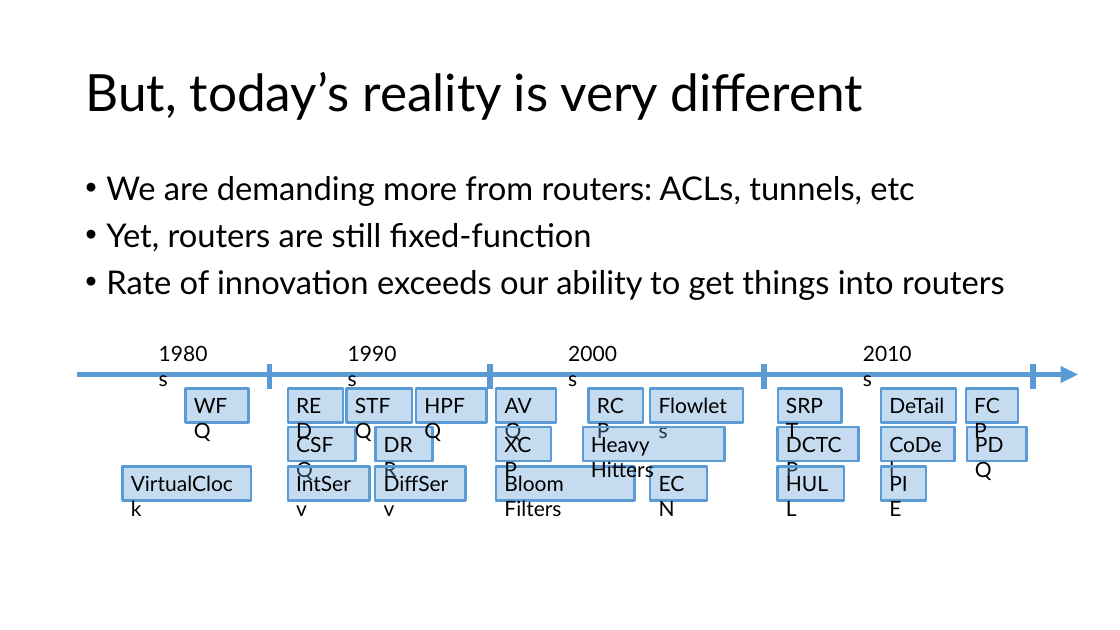
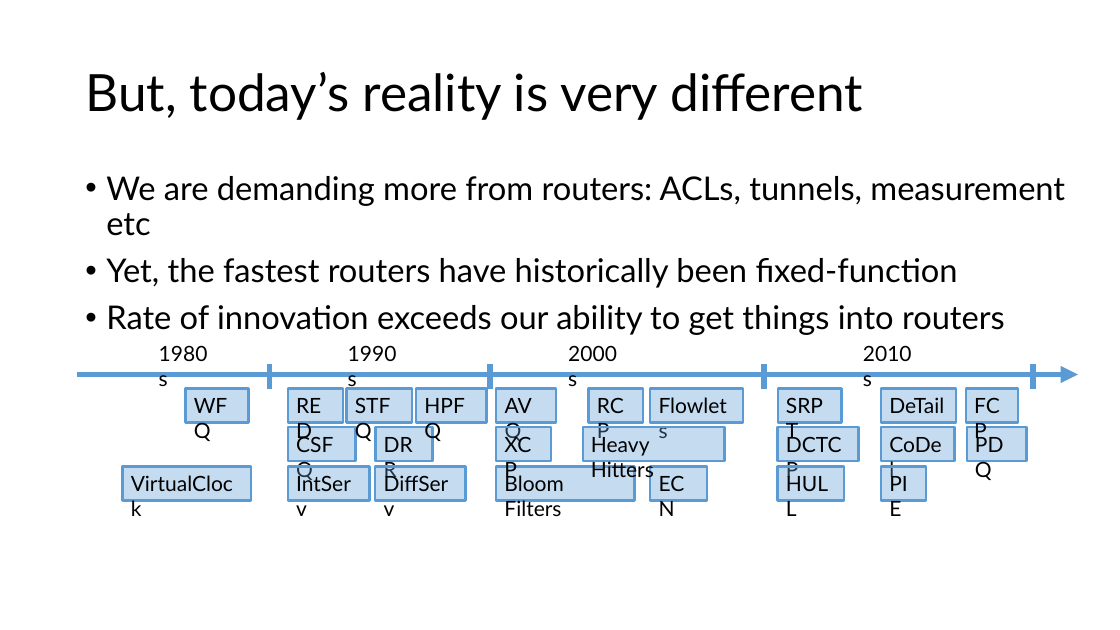
Before and after one commit to anirudhSK/pifo-domino-marple-ppts, a slide deck: slide 3 of uw_talk.pptx. Drawn at 1120x630 pixels with LibreOffice and Linux fonts; fonts in the diff are those of the drawing. Boxes give left, top, right and bottom in pixels: in the first picture for what was removed or moved away, otherwise in the second. Text is boxed around its words. In the diff, an @@ line names an element or a change of style, - is before the commit and + after.

```diff
--- a/uw_talk.pptx
+++ b/uw_talk.pptx
@@ text at bbox=[106, 176, 1065, 288]: text changed @@
-• We are demanding more from routers: ACLs, tunnels, etc
-• Yet, routers are still fixed-function
+• We are demanding more from routers: ACLs, tunnels, measurement etc
+• Yet, the fastest routers have historically been fixed-function
```
Also in this commit, not shown: 13 other slides changed, 1 slide added.
